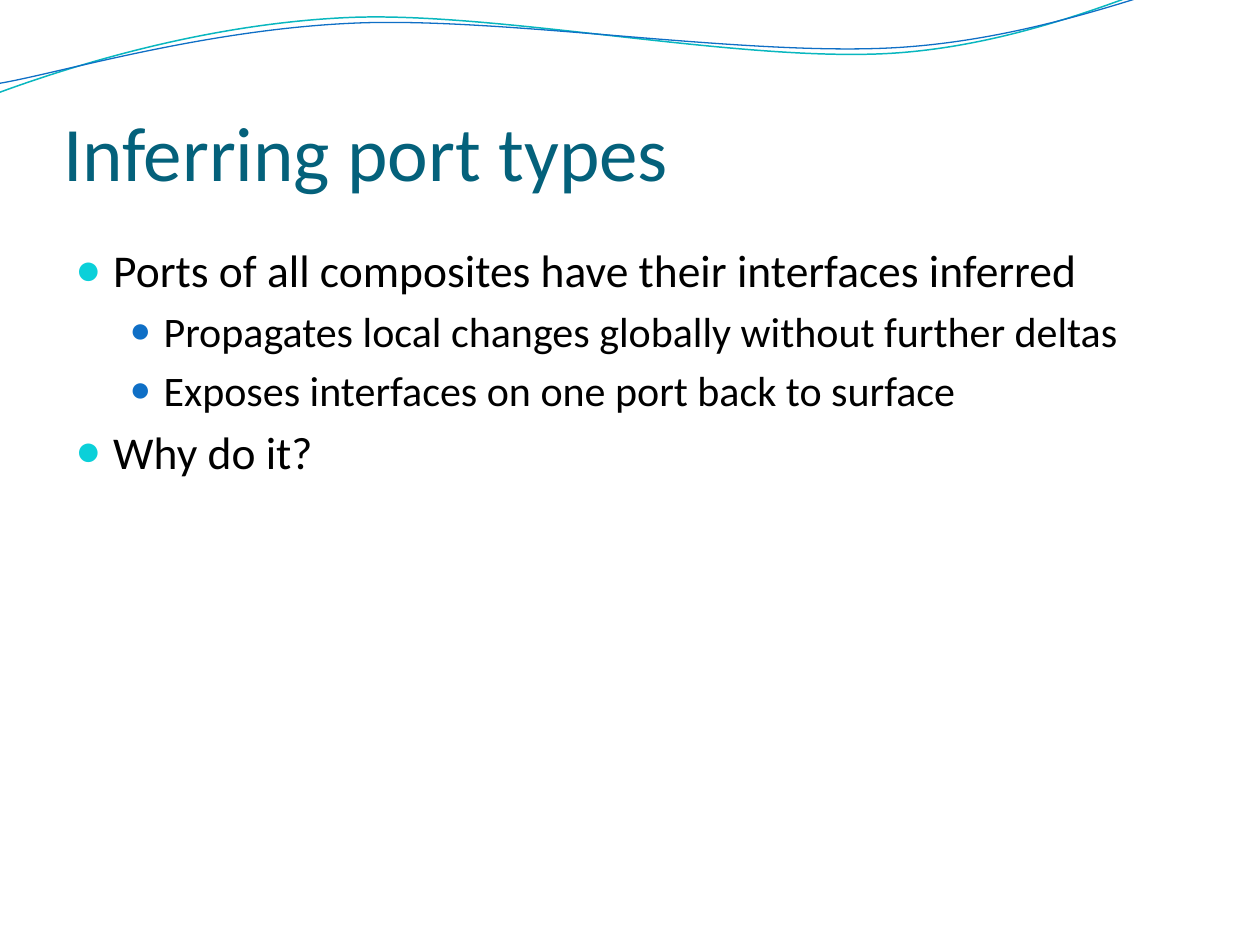
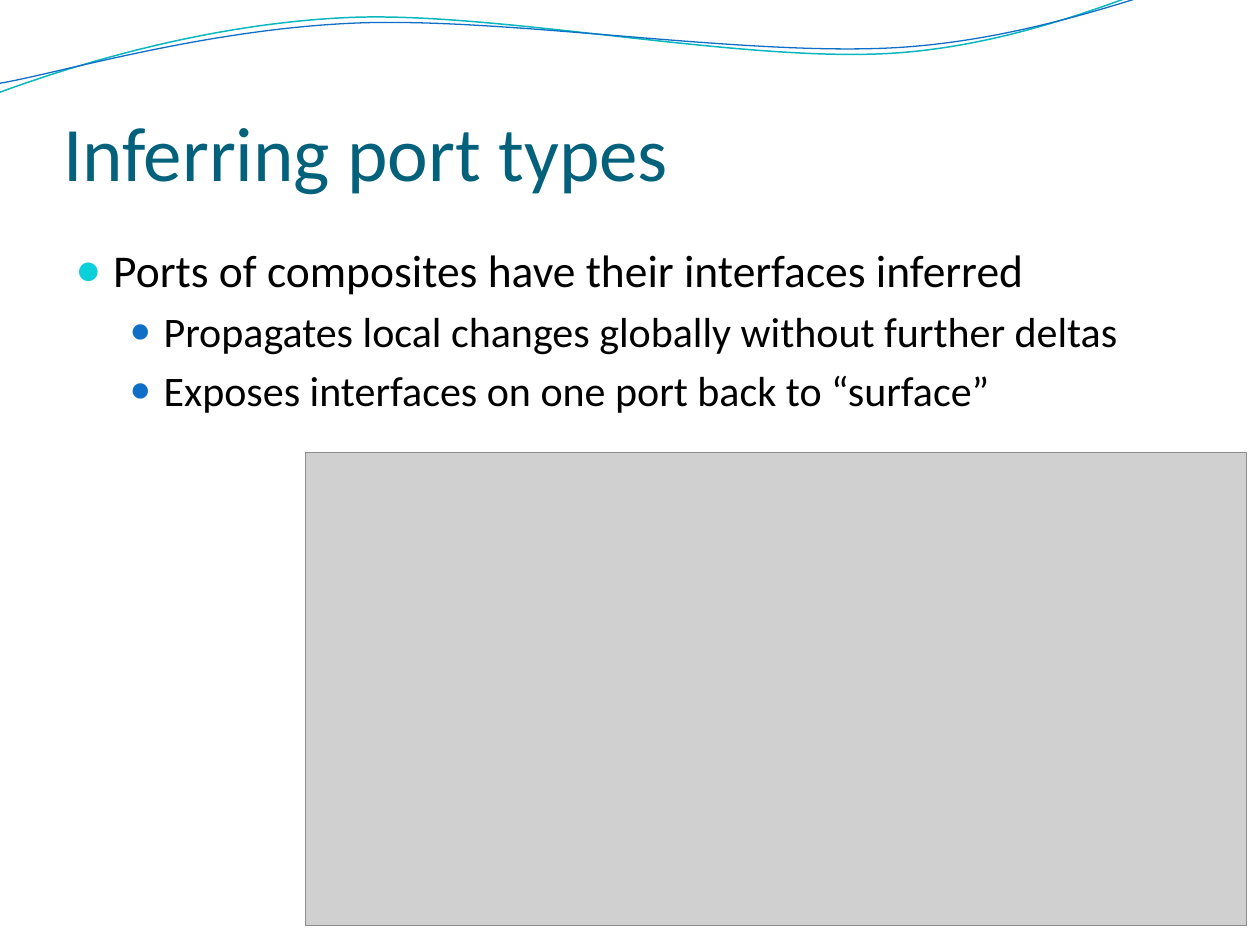
Before and after one commit to Intrinsarc/intrinsarc-evolve, a slide deck: slide 9 of Academic Work/presentations/prague/Evolve - Advanced.pptx. Drawn at 1260x945 pixels with LibreOffice and Linux fonts; fonts in the diff are those of the drawing; grey boxes stand for pictures; background and template pictures are left out. Boxes give left, top, right and bottom in pixels: in the first picture for what was removed or moved away, otherwise in the second. Text is boxed around its words. In the diff, an @@ line names an element or a change of style, - is before the commit and + after.

```diff
--- a/Academic Work/presentations/prague/Evolve - Advanced.pptx
+++ b/Academic Work/presentations/prague/Evolve - Advanced.pptx
@@ text at (x1=113, y1=255, x2=1023, y2=295): text changed @@
-● Ports of all composites have their interfaces inferred
+● Ports of composites have their interfaces inferred
@@ text at (x1=164, y1=376, x2=989, y2=413): text changed @@
-  ● Exposes interfaces on one port back to surface
-● Why do it?
+  ● Exposes interfaces on one port back to “surface”
@@ picture added at (x1=305, y1=452, x2=1246, y2=925) @@
```
Also in this commit, not shown: 12 other slides changed, 8 slides added, 1 slide removed, 2 other files.
